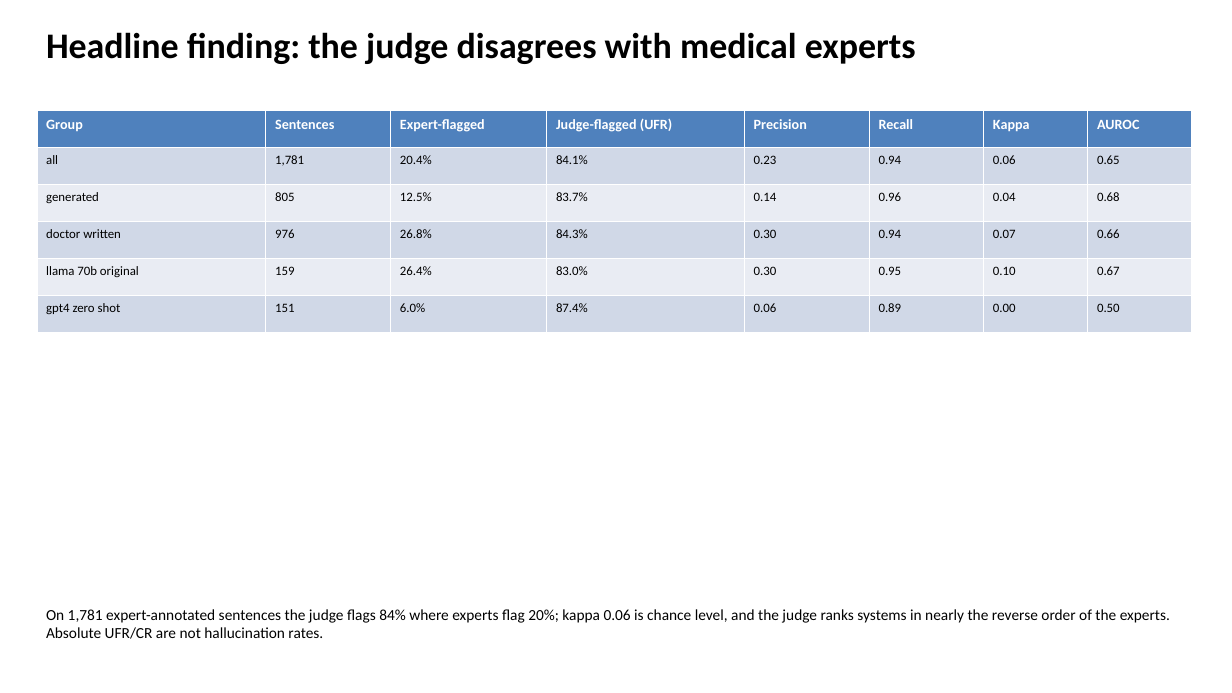
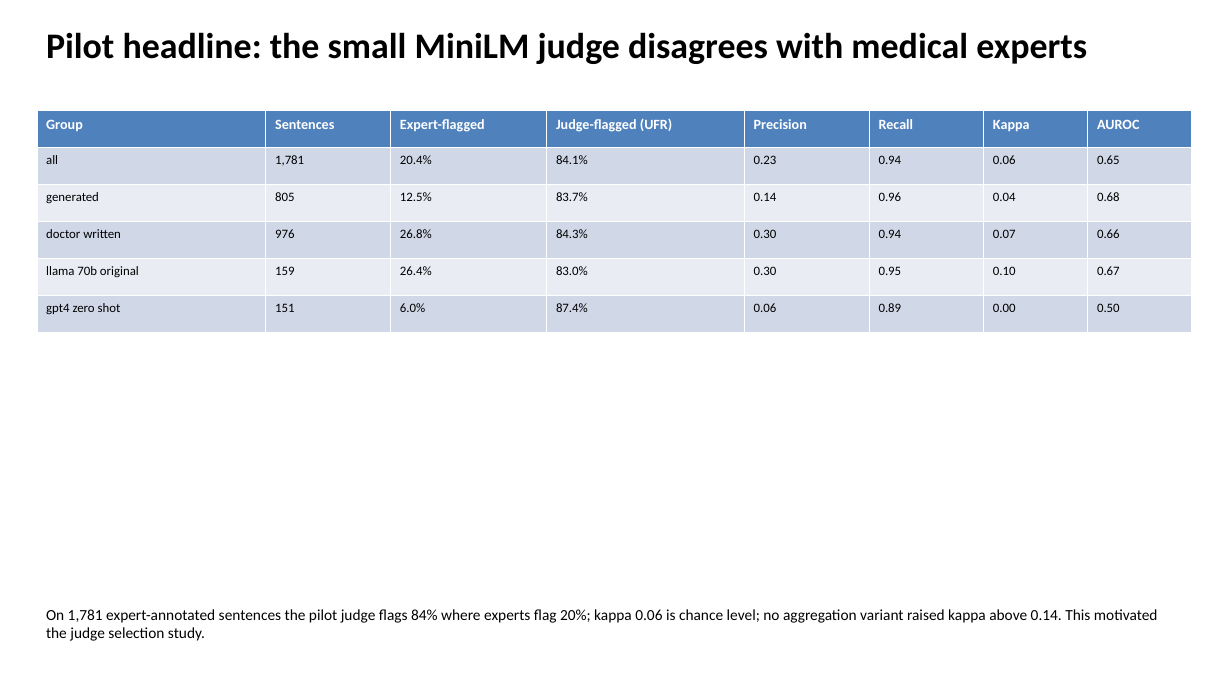
Before and after one commit to slay-a/medical-hallucination-eval, a slide deck: slide 7 of deliverables/Progress_Slides_Fall2026.pptx (slide 8 before the commit). Drawn at 1232x693 pixels with LibreOffice and Linux fonts; fonts in the diff are those of the drawing. Boxes give left, top, right and bottom in pixels: in the first picture for what was removed or moved away, otherwise in the second. Text is boxed around its words. In the diff, an @@ line names an element or a change of style, - is before the commit and + after.

```diff
--- a/deliverables/Progress_Slides_Fall2026.pptx
+++ b/deliverables/Progress_Slides_Fall2026.pptx
@@ text at (46, 32, 1087, 64): text changed @@
-Headline finding: the judge disagrees with medical experts
+Pilot headline: the small MiniLM judge disagrees with medical experts
@@ text at (46, 609, 1158, 641): text changed @@
-On 1,781 expert-annotated sentences the judge flags 84% where experts flag 20%; kappa 0.06 is chance level, and the judge ranks systems in nearly the reverse order of the experts. Absolute UFR/CR are not hallucination rates.
+On 1,781 expert-annotated sentences the pilot judge flags 84% where experts flag 20%; kappa 0.06 is chance level; no aggregation variant raised kappa above 0.14. This motivated the judge selection study.
```
Also in this commit, not shown: 8 other slides changed, 4 slides added, 4 slides removed, 11 other files.
